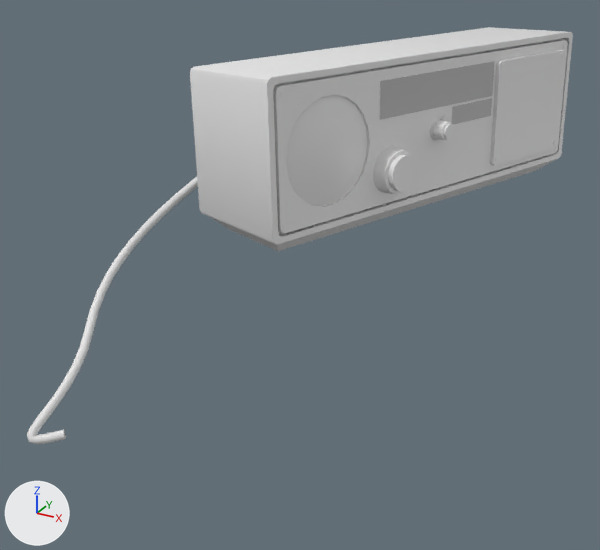
One commit to the FBX model Assets/_Assets/Models/RadioUnit_01.fbx: the scene before it, then after it.
Both versions are drawn from a camera (50 mm lens) standing at (6.54, -2.04, 13.22) and looking at (3.12, 4.18, 10.11). Every picture has the same lights, and +X, +Y and +Z are marked at lower left. The first picture is the older version. Where no turn or scale is listed for an object, it has been applied to the vertices.

Names of what the first picture shows: 'blankPlate_v1.02', 'radioCord_v1', 'radioTuner_v1', 'radioVol_v1', 'radio_base_v1'.
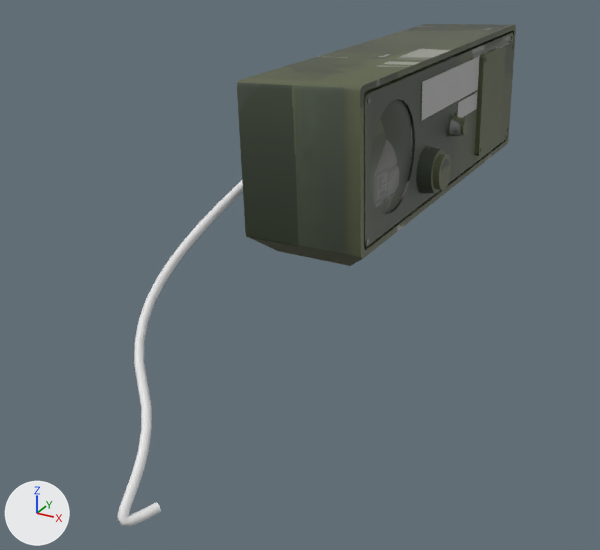
Where the newer file only moved an object's origin or applied its transform, the numbers keep the older frame.

What differs and where, as boxes (x1, y1, x2, y2) in the pictures (600 x 550 px; the box of a moved part takes in the faces that stretch with it):
'radio_base_v1', recoloured, turned: before (190, 27, 573, 251); after (237, 24, 516, 266)
'blankPlate_v1.02', recoloured, moved, turned: before (490, 50, 565, 166); after (475, 41, 515, 156)
'radioCord_v1', moved, turned: before (27, 177, 198, 444); after (117, 180, 243, 526)
'radioTuner_v1', recoloured: (450, 123, 455, 136) in both
part 1 of me_cube_001, moved or reshaped: before (190, 27, 573, 251); after (237, 24, 516, 266)
part 2 of me_cube_001, recoloured: before (190, 27, 573, 251); after (237, 24, 516, 266)

The edits, one by one:
Picture 'CenterMonitor_base_Base_color.png' (img_centermonitor_base_base_color_png) is new.
Material 'BaseMod_Color.001' (mat_basemod_color_001) is new.
Its texture is img_centermonitor_base_base_color_png.
me_cube_001 is used by ob_radio_base_v1; location (3.561, 5.378, 11.321).
me_cube_001 had 379 vertices, 315 faces and spanned x -1.23..1.22, y -2.07..2.07, z -0.73..0.75.
me_cube_001 now has 379 vertices, 315 faces and spans x -0.55..0.59, y -2.01..2.01, z -0.73..0.75.
me_cube_001 part 1: the whole mesh is turned 20.8 degrees about the z axis through its middle.
me_cube_001 part 2: all 313 faces that had it switch from mat_basemod_color (white #e7e7e7) to mat_basemod_color_001 (picture img_centermonitor_base_base_color_png).
me_cylinder_064 has 148 vertices, 137 faces and spans x -0.047..0.047, y -0.506..0.506, z -0.539..0.539.
me_cylinder_064 no longer uses material mat_basemod_color (white #e7e7e7).
me_cylinder_064 gains material mat_basemod_color_001 (picture img_centermonitor_base_base_color_png).
me_cylinder_023 is used by ob_radiotuner_v1; location (4.104, 5.112, 11.407).
me_cylinder_023 had 136 vertices, 116 faces and spanned x -0.085..0.085, y -0.098..0.098, z -0.109..0.106.
me_cylinder_023 no longer uses material mat_basemod_color (white #e7e7e7).
me_cylinder_023 now has 136 vertices, 116 faces and spans x 0.002..0.129, y 0.111..0.294, z -0.109..0.106.
Edits to the shape of me_cylinder_023 do not show in these pictures.
me_cylinder_023 gains material mat_basemod_color_001 (picture img_centermonitor_base_base_color_png).
Object 'blankPlate_v1.02' (ob_blankplate_v1_02) moves from (4.521, 6.392, 11.406) to (4.102, 6.66, 11.415).
Object 'blankPlate_v1.02' (ob_blankplate_v1_02) turns from (90, 0, 159) to (90, 0, -180) degrees about x, y and z.
Object 'radioCord_v1' (ob_radiocord_v1) moves from (2.189, 3.265, 10.284) to (3.017, 2.881, 10.284).
Object 'radioCord_v1' (ob_radiocord_v1) turns from (90, 0, 159) to (90, 0, -180) degrees about x, y and z.
